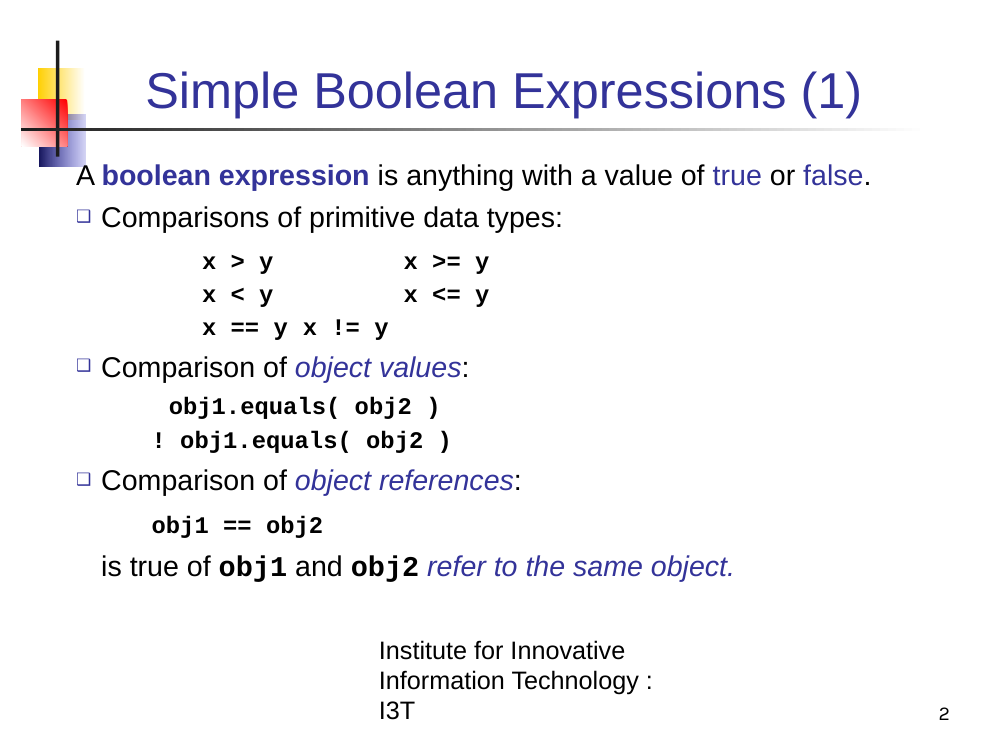
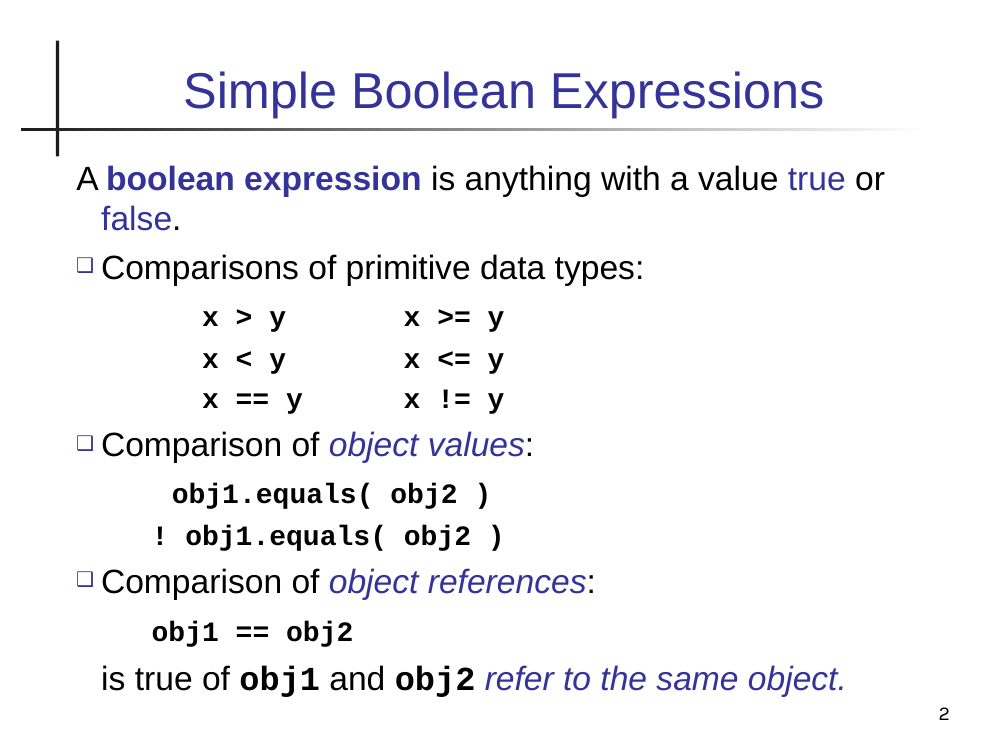
Before and after one commit to skeoop/skeoop.github.io, a slide deck: slide 2 of java-basics/10-Conditional2.ppt. Drawn at 1008x756 pixels with LibreOffice and Linux fonts; fonts in the diff are those of the drawing. Boxes give left, top, right and bottom in pixels: in the first picture for what was removed or moved away, otherwise in the second. Text is boxed around its words. In the diff, an @@ line names an element or a change of style, - is before the commit and + after.

```diff
--- a/java-basics/10-Conditional2.ppt
+++ b/java-basics/10-Conditional2.ppt
@@ rectangle removed at [37,68,85,120] @@
@@ title at [183,71,824,118]: text changed @@
-Simple Boolean Expressions (1)
+Simple Boolean Expressions
@@ rectangle removed at [22,100,68,146] @@
@@ rectangle removed at [39,115,85,167] @@
@@ text at [76,165,885,231]: text changed; size 20.4 to 24 pt; text colour #000000 to #333399 @@
-A boolean expression is anything with a value of true or false.
+A boolean expression is anything with a value true or false.
@@ text at [101,254,847,697]: size 20.4 to 24 pt in "Comparisons of primitive data types:", "Comparison of object values:", "Comparison of object references:", "is true of obj1 and obj2 refer ..."; size 17 to 20 pt in "x > y x >= y", "x < y x <= y", "x == y x != y", "obj1.equals( obj2 )" and 2 more places; line spacing 0.9 to 1 @@
@@ text removed at [379,640,639,720] @@
-Institute for Innovative Information Technology : I3T
```
Also in this commit, not shown: 21 other slides changed, 3 slides added, 8 slides removed, 14 other files.
